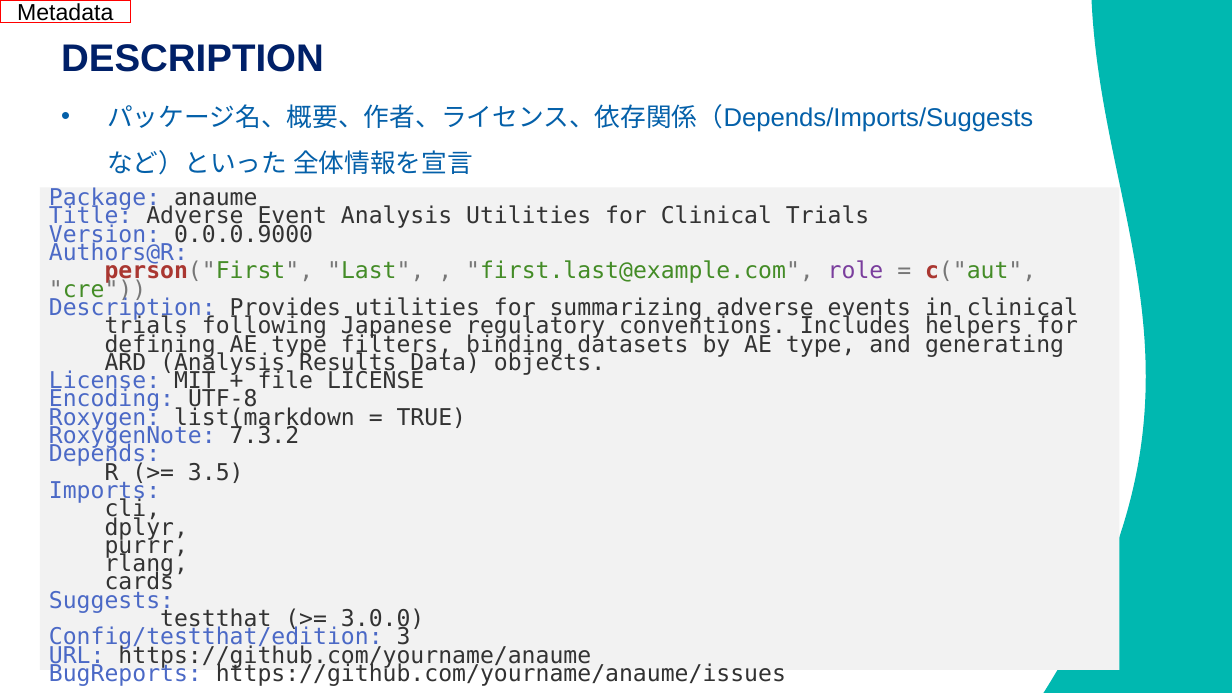
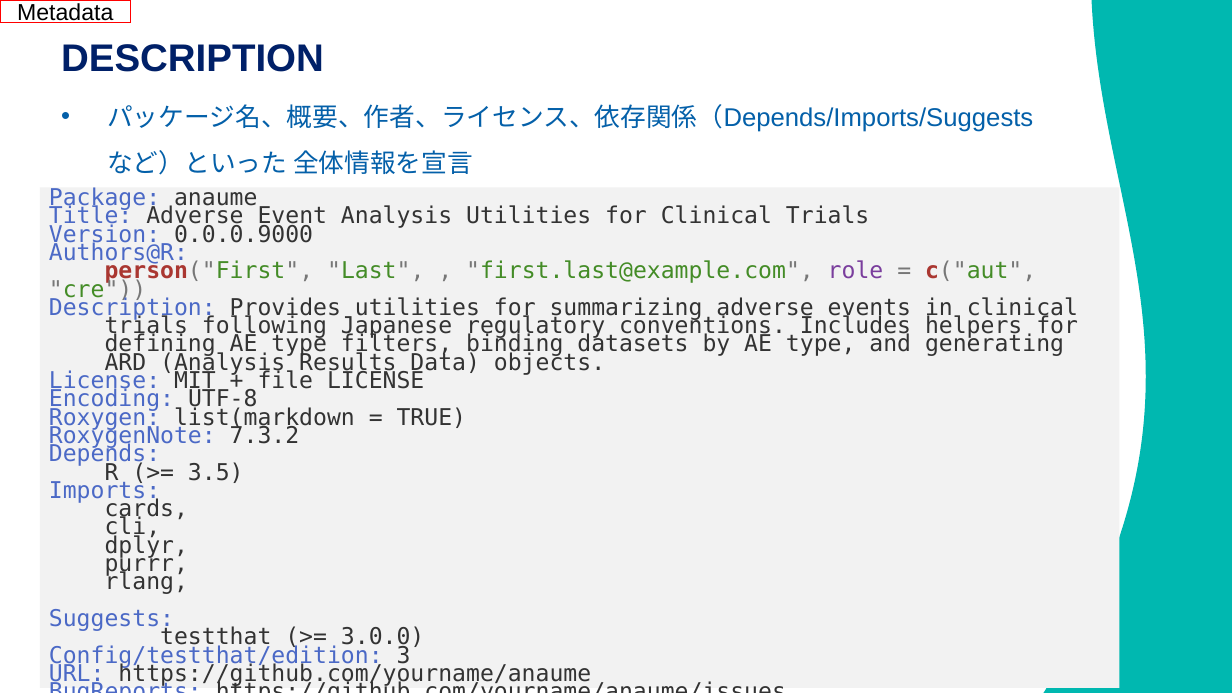
Before and after one commit to R-with-Pharma-Labo/Meetup_1, a slide deck: slide 20 of Materials/1640-1700_Goto/08Apr2026_R_with_Pharma_Lab.pptx (slide 19 before the commit). Drawn at 1232x693 pixels with LibreOffice and Linux fonts; fonts in the diff are those of the drawing; background and template pictures are left out. Boxes give left, top, right and bottom in pixels: in the first picture for what was removed or moved away, otherwise in the second. Text is boxed around its words. In the diff, an @@ line names an element or a change of style, - is before the commit and + after.

```diff
--- a/Materials/1640-1700_Goto/08Apr2026_R_with_Pharma_Lab.pptx
+++ b/Materials/1640-1700_Goto/08Apr2026_R_with_Pharma_Lab.pptx
@@ rectangle "Package: anaume": place and size @@
-rectangle "Package: anaume" at [40,188,1119,670]
+rectangle "Package: anaume" at [40,188,1119,689]
@@ text in rectangle at [105,497,188,522]: paragraph added @@
+cards,
@@ text in rectangle at [105,570,175,595]: paragraph removed @@
-cards
```
Also in this commit, not shown: 4 other slides changed.
